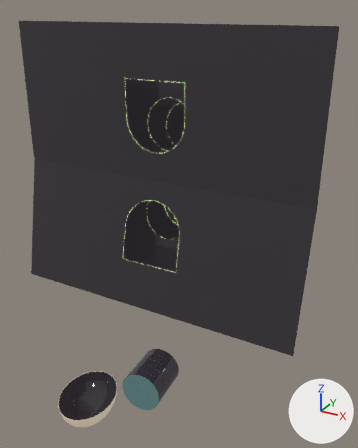
A saved change to the glTF model scroll2/models/P/Tube4.glb.
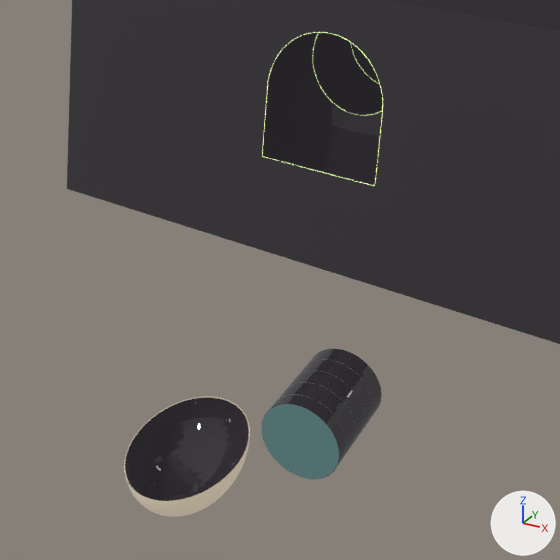
Old and new are each drawn whole from a 50 mm camera at (7.68, -12.99, 5.7) aimed at (0.38, 0.28, -0.94) and again close up on the part from 0% to 73% of the width and 41% to 100% of the height. Every picture has the same lights, and +X, +Y and +Z are marked at lower right. Where no turn or scale is listed for an object, it has been applied to the vertices.

Before the edit, the objects in view are built like this:
```python
ob_cylinder = bpy.data.objects.new('Cylinder', me_cylinder)
ob_cylinder.location = (0.96, -2.54, -5.0)
ob_cylinder_001 = bpy.data.objects.new('Cylinder.001', me_cylinder_001)
ob_cylinder_001.location = (1.02, -3.29, -4.97)
ob_cylinder_001.rotation_euler = (-1.611, 0.0016, 0.08)  # degrees (-92, 0.1, 4.6)
ob_cylinder_001.scale = (0.618, 0.618, -0.00156)
ob_plane = bpy.data.objects.new('Plane', me_plane)
ob_plane.location = (0.0, -0.5, 2.73)
ob_plane.rotation_euler = (1.571, 0.0, 0.0)  # degrees (90, 0, 0)
ob_sphere = bpy.data.objects.new('Sphere', me_sphere)
ob_sphere.location = (-0.99, -3.37, -5.87)
ob_sphere.rotation_euler = (0.00735, 0.000835, 0.18)  # degrees (0.4, 0, 10)
ob_sphere.scale = (0.871, 1.11, 0.873)
ob_sphere_001 = bpy.data.objects.new('Sphere.001', me_sphere_001)
ob_sphere_001.location = (-0.99, -3.37, -5.86)
ob_sphere_001.rotation_euler = (0.00735, 0.000835, 0.18)  # degrees (0.4, 0, 10)
ob_sphere_001.scale = (0.886, 1.13, 0.888)
# also in view: 'Plane.005' at (0.0, 0.11, -1.25); 'Plane.009' at (0.0, -0.94, -1.26); 'Plane.006' at (0.0, 1.27, -1.25)
```
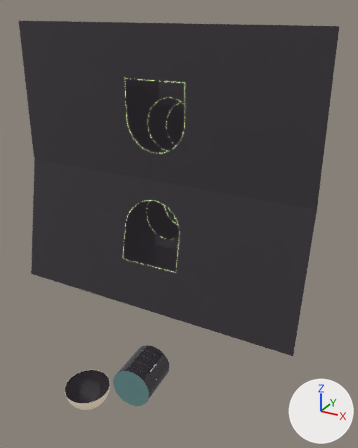
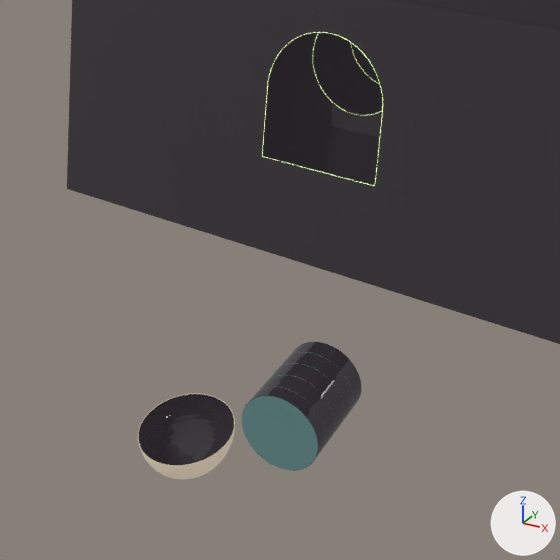
Boxes (x1, y1, x2, y2) around the edits, measured in the close-ups (560 x 560 px):
'Sphere', moved, turned, rescaled
    before: (125, 397, 249, 501)
    after: (139, 394, 234, 465)
'Cylinder', moved
    before: (262, 349, 381, 479)
    after: (242, 342, 361, 471)
'Cylinder.001', moved
    before: (262, 404, 339, 479)
    after: (242, 396, 318, 470)
'Sphere.001', moved, turned, rescaled
    before: (124, 396, 250, 517)
    after: (138, 393, 235, 479)

The change in detail:
Object 'Cylinder' (ob_cylinder) moves from (0.96, -2.54, -5.0) to (0.61, -2.54, -5.0).
Object 'Cylinder.001' (ob_cylinder_001) moves from (1.02, -3.29, -4.97) to (0.67, -3.29, -4.97).
Object 'Sphere' (ob_sphere) moves from (-0.99, -3.37, -5.87) to (-0.99, -3.37, -5.53).
Object 'Sphere' (ob_sphere) turns from (0.4, 0, 10) to (1.4, -3.6, 80) degrees about x, y and z.
Object 'Sphere' (ob_sphere) is rescaled from (0.871, 1.11, 0.873) to (0.719, 0.706, 0.726).
Object 'Sphere.001' (ob_sphere_001) moves from (-0.99, -3.37, -5.86) to (-0.99, -3.37, -5.52).
Object 'Sphere.001' (ob_sphere_001) turns from (0.4, 0, 10) to (1.4, -3.6, 80) degrees about x, y and z.
Object 'Sphere.001' (ob_sphere_001) is rescaled from (0.886, 1.13, 0.888) to (0.731, 0.718, 0.738).
